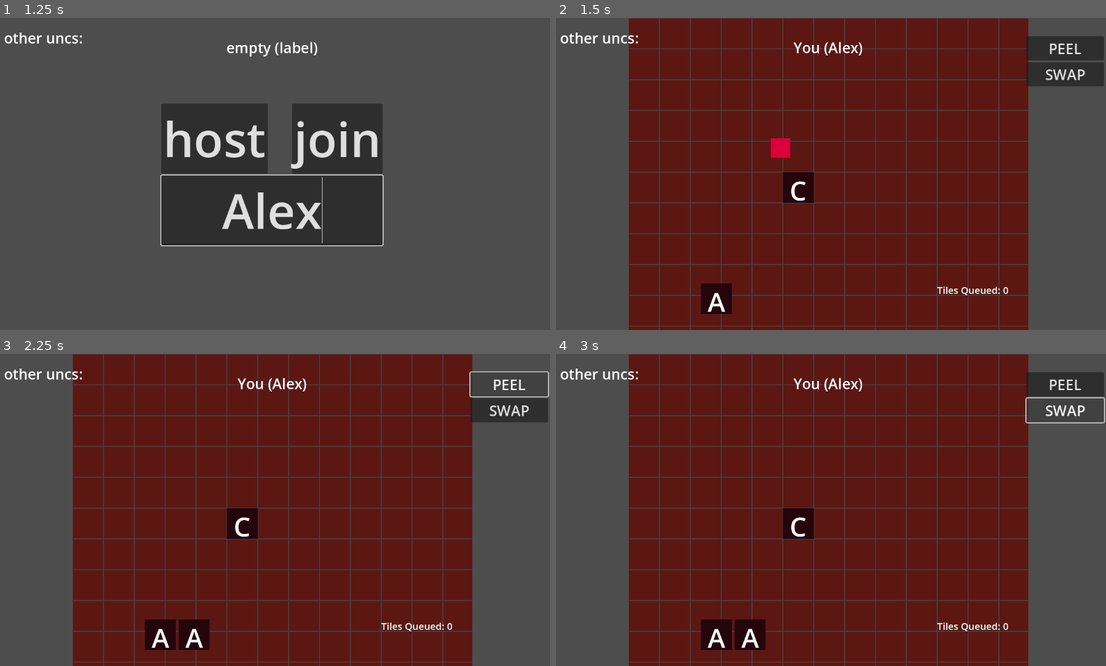
Above: before the commit, frames 1-4 (two rows, left to right).
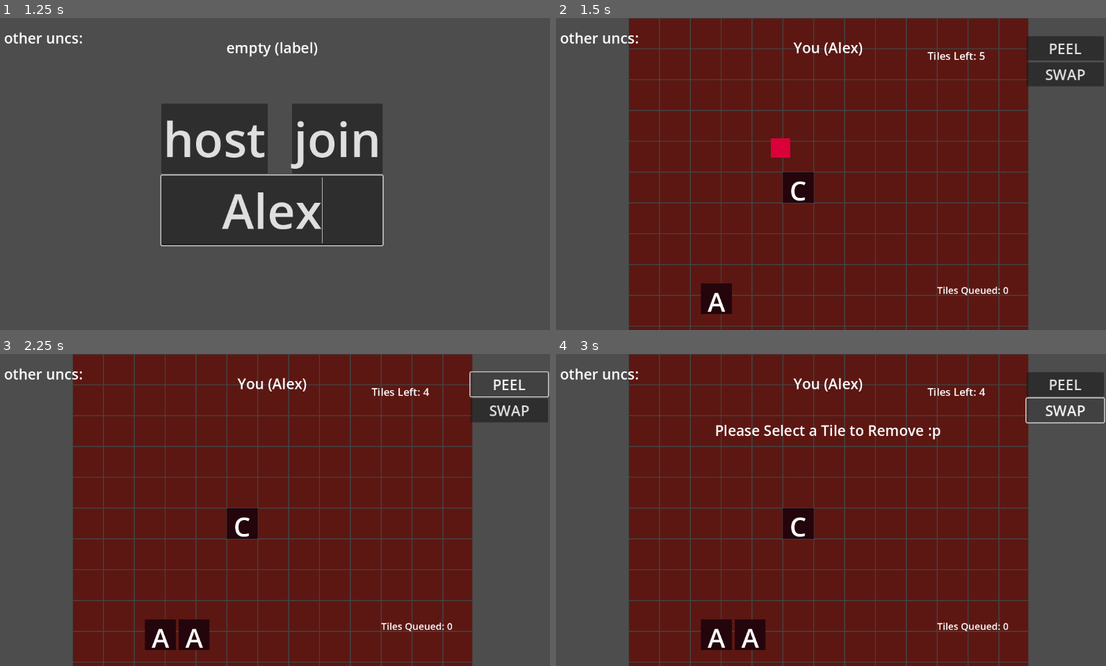
Above: after the commit, the same moments.

Repository: generallyy/bananagrams
Game: Godot game, scene res://scenes/Main.tscn
Same seed, same stepped clock (60 frames per second), same inputs: the game is played once before the commit and once after it.
Inputs (mouse positions are in pixels of both pictures, inside the frame that each line leads up to):
- Up to frame 1 (1.25 s): click (269, 211) at 0.52 s; type "Alex" at 0.6 s
- Up to frame 2 (1.5 s): click "host" at 1.25 s
- Up to frame 3 (2.25 s): click "PEEL" at 2 s
- Up to frame 4 (3 s): click "SWAP" at 2.75 s

Frame 1 is identical in both runs. In frame 2, 0.1% of the frame differs, in the area x 67-79%, y 10-14%; in frame 3, 0.1%; in frame 4, 0.8%, in the area x 29-79%, y 10-28%.

Commit message:
SWAP
fully functional swap. everything works, yay! what's next -> tiles swapping places, denying placement, etc. then word evaluation.

Diff:
--- a/scenes/PlayerBoard.tscn
+++ b/scenes/PlayerBoard.tscn
@@ -11,6 +11,20 @@
 [sub_resource type="Theme" id="Theme_x22qi"]
 default_font = SubResource("SystemFont_q3brd")
 default_font_size = 30
+
+[sub_resource type="SystemFont" id="SystemFont_vvkwx"]
+font_names = PackedStringArray("Andale Mono")
+
+[sub_resource type="Theme" id="Theme_wikn8"]
+default_font = SubResource("SystemFont_vvkwx")
+default_font_size = 30
+
+[sub_resource type="SystemFont" id="SystemFont_4iscs"]
+font_names = PackedStringArray("Andale Mono")
+
+[sub_resource type="Theme" id="Theme_7v6c1"]
+default_font = SubResource("SystemFont_4iscs")
+default_font_size = 22
 
 [node name="PlayerBoard" type="Node2D"]
 z_index = -1
@@ -60,4 +74,20 @@
 layout_mode = 2
 text = "SWAP"
 
+[node name="MsgBox" type="Label" parent="."]
+offset_top = 137.0
+offset_right = 1152.0
+offset_bottom = 172.0
+theme = SubResource("Theme_wikn8")
+text = "message box! not that you'll see this."
+horizontal_alignment = 1
+
+[node name="TileCount" type="Label" parent="."]
+offset_left = 782.0
+offset_top = 63.0
+offset_right = 925.0
+offset_bottom = 108.0
+theme = SubResource("Theme_7v6c1")
+text = "Tiles Left:"
+
 [connection signal="pressed" from="VBoxContainer/Swap" to="." method="_on_swap_pressed"]
--- a/scripts/PlayerBoard.gd
+++ b/scripts/PlayerBoard.gd
@@ -1,6 +1,5 @@
+# playerboard
 extends Node2D
-
-
 
 @export var cell_scene: PackedScene
 var board_state := {}  # Dictionary with Vector2i -> Tile
@@ -12,12 +11,17 @@
 var is_dragging := false
 var drag_start_mouse := Vector2.ZERO
 var drag_start_offset := Vector2.ZERO
+
+var tryna_swap = false
+var tilect = 0
 
 @onready var grid_root = $SubViewportContainer/SubViewport/ZoomContainer/GridCells
 @onready var zoom_node = $SubViewportContainer/SubViewport/ZoomContainer
 @onready var viewport = $SubViewportContainer/SubViewport
 @onready var peel_button = $VBoxContainer/Peel
 @onready var swap_button = $VBoxContainer/Swap
+@onready var msgbox = $MsgBox
+@onready var tile_count = $TileCount
 @onready var sanity_dot = zoom_node.get_node("sanity")
 @onready var tile_rack = viewport.get_node("TileRack")
 
@@ -33,29 +37,19 @@
 	board_state[Vector2i(5, 5)] = make_node_tile("C")
 	draw_visible_grid(Vector2i(0, 0), grid_size)
 	viewport.size = $SubViewportContainer.size
-	#print("grid_root's parent is zoom_node? ", grid_root.get_parent() == zoom_node)
 
 	if multiplayer.is_server() and get_multiplayer_authority() == 1:
 		print("generating tile pool")
 		tile_pool = generate_tile_pool()
+		host_update_tile_count()
 	# THIS IS VERY TEMPORARY OKAY
 	tile_rack.add_tile("A")
 
 	if get_multiplayer_authority() != multiplayer.get_unique_id():
-		print(">> visibility disabled for board %d on player %d's screen." % [get_multiplayer_authority(), multiplayer.get_unique_id()])
 		visible = false
-	print("peel: ", peel_button.disabled, " ", peel_button.is_visible_in_tree())
-	peel_button.name = "Peel_%s" % get_multiplayer_authority()
-	print(peel_button.name)
+	#peel_button.name = "Peel_%s" % get_multiplayer_authority()
 	peel_button.connect("pressed", _on_peel_pressed)
-
-	#if multiplayer.get_unique_id() != get_multiplayer_authority():
-		#visible = false
-#
-	#else:
-		#print("I am the authority of this PlayerBoard. Peel is active.")
-	#add_to_group("player_board")
-
+	msgbox.visible = false
 
 
 
@@ -102,8 +96,11 @@
 		# --- START/STOP DRAGGING ---
 		if event.button_index == MOUSE_BUTTON_LEFT:
 			if event.pressed:
-				if is_clicking_tile():
+				var tile = is_clicking_tile()
+				if tile != null:
 					print("TILES HAVE BEEN CLICKED")
+					if tryna_swap:
+						on_swap_tile_clicked(tile)
 					return
 				is_dragging = true
 				drag_start_mouse = event.position
@@ -120,11 +117,11 @@
 		zoom_node.position = drag_start_offset + delta
 
 
-func is_clicking_tile() -> bool:
+func is_clicking_tile():
 	for tile in get_tree().get_nodes_in_group("draggable_tile"):
 		if tile.is_mouse_hovering():
-			return true
-	return false
+			return tile
+	return null
 
 func zoom(zoom_change, mouse_position):
 	# legoat https://forum.godotengine.org/t/camera2d-zoom-position-towards-the-mouse/28757/5
@@ -142,35 +139,99 @@
 
 #
 func _on_swap_pressed():
-	print("swap is being pressed")
-	print("get authority and is authority: ", get_multiplayer_authority(), " ", is_multiplayer_authority())
-	pass # Replace with function body.
-
+	tryna_swap = not tryna_swap
+	if tilect < 3:
+		swap_error()
+		return
+	if tryna_swap:
+		msgbox.text = "Please Select a Tile to Remove :p"
+		msgbox.visible = true
+	else:
+		msgbox.visible = false
+
+func swap_error():
+	print("not enough tiles to swap!")
+	msgbox.text = "Not Enough Tiles to Swap :O"
+	msgbox.visible = true
+	await get_tree().create_timer(1.0).timeout
+
+	msgbox.visible = false
+
+
+func on_swap_tile_clicked(tile):
+	tryna_swap = false
+	msgbox.visible = false
+
+	if tilect < 3:
+		swap_error()
+		return
+
+	var letter = tile.letter
+	tile.queue_free()
+
+	request_swap.rpc_id(1)
+	add_tile_to_bag.rpc_id(1, letter)
+
+
+@rpc("any_peer", "call_local")
+func add_tile_to_bag(letter: String):
+	if not multiplayer.is_server():
+		print(">>>> YOU HAVE PROBLEMS <<<<")
+	else:
+		var board = get_node("/root/Main/1/Board_1")
+		board.host_add_tile_to_bag(letter)
+
+
+func host_add_tile_to_bag(letter: String):
+	tile_pool.insert(0, letter)
+	host_update_tile_count()
+
+@rpc("any_peer", "call_local")
+func request_swap():
+	if not multiplayer.is_server():
+		print(">>>> YOU HAVE PROBLEMS <<<<")
+	else:
+		var board = get_node("/root/Main/1/Board_1")
+		board.host_request_swap()
+
+func host_request_swap():
+	var sender_id = multiplayer.get_remote_sender_id()
+	if sender_id == 0:
+		sender_id = 1 		# should never occur..?
+	if tile_pool.size() < 3:		# should never occur
+		swap_error()
+		return
+	if sender_id == 1:		# when i was testing it was 1... so...
+		for i in range (3):
+			var tile = tile_pool.pop_back()
+			give_tile(tile)
+	else:
+		for i in range (3):
+			var tile = tile_pool.pop_back()
+			var board_node = get_node("/root/Main/%s/Board_%s" % [sender_id, sender_id])
+			board_node.rpc_id(sender_id, "give_tile", tile)
+
+
+
+# i genuinely do not know how this works
 @rpc("any_peer", "call_local")
 func request_peel():
-	print("📩 request_peel() called on peer ID:", multiplayer.get_unique_id(), ", is_server:", multiplayer.is_server())
-
-	print(get_path())
 	if not multiplayer.is_server():
 		print(">>>> YOU HAVE PROBLEMS <<<<")
 	else:
 		var board = get_node("/root/Main/1/Board_1")
-		print(board)
 		board.host_request_peel()
 
-@rpc("authority")	# this is so weird. authority == get_multiplayer_authority, authority != host
+#@rpc("authority")	# this is so weird. authority == get_multiplayer_authority, authority != host
 func host_request_peel():
-	print("📩 request_peel() called on peer ID:", multiplayer.get_unique_id(), ", is_server:", multiplayer.is_server())
-	#if get_multiplayer_authority() != 1:
-		#print("⛔ Only the host should run this.")
-		#return		# was that it?
 	var sender_id = multiplayer.get_remote_sender_id()
 
+	# this also works too?!?!?
 	if sender_id == 0:
-		sender_id = 1
-
-	print("authority: ", get_multiplayer_authority())
-	print("multiplayer_is_server: ", multiplayer.is_server())
+		sender_id = 1	# actually idk i think it might just be 1 auto
+
+	#print("authority: ", get_multiplayer_authority())
+	#print("multiplayer_is_server: ", multiplayer.is_server())
 
 	# Host pulls one tile for each player
 	for peer_id in multiplayer.get_peers():
@@ -188,6 +249,28 @@
 		var host_board = get_node("/root/Main/1/Board_1")
 		host_board.give_tile(tile_pool.pop_back())
 
+	host_update_tile_count()
+
+## should only be called by authority = 1, is_server(). rpcs the tile count to everyone else to adjust.
+func host_update_tile_count():
+	print("hello this runs")
+	tilect = tile_pool.size()
+	print("tilect: ", tilect)
+	tile_count.text = "Tiles Left: %d" % tilect
+	for peer_id in multiplayer.get_peers():
+		rpc_id(peer_id, "update_tile_count", tilect)
+
+@rpc("any_peer")
+func update_tile_count(count: int):
+	var my_id = multiplayer.get_unique_id()
+	var path = "/root/Main/%d/Board_%d/" % [my_id, my_id]
+	var board = get_node_or_null(path)
+	if board == null:
+		print("❌ Couldn't find label for my board at path:", path)
+		return
+	board.tilect = count
+	board.tile_count.text = "Tiles Left: %d" % count
+
 @rpc("any_peer")
 func give_tile(tile):
 	tile_rack.add_tile(tile)
Not shown: 1 places in scenes/PlayerBoard.tscn that only renumber resources
